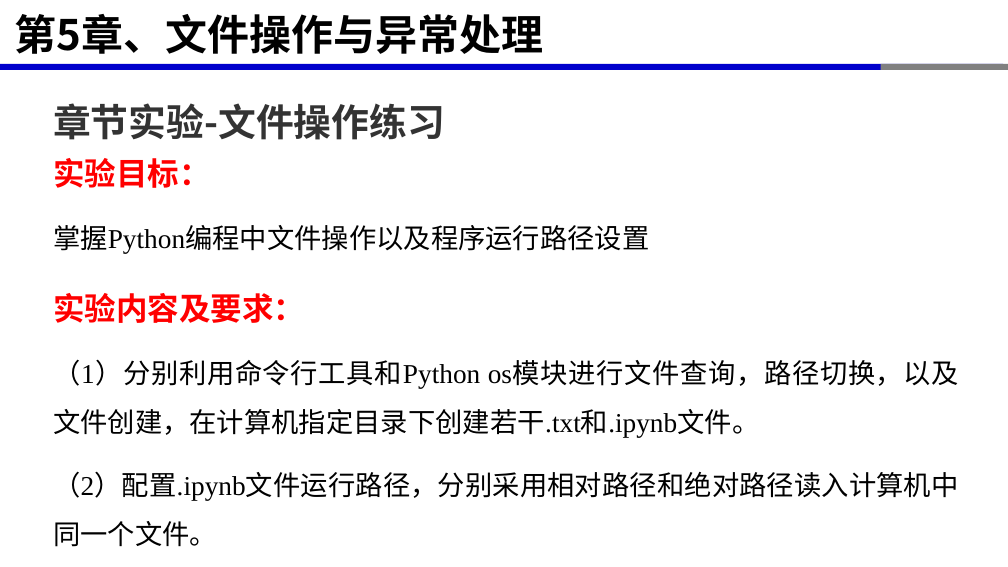
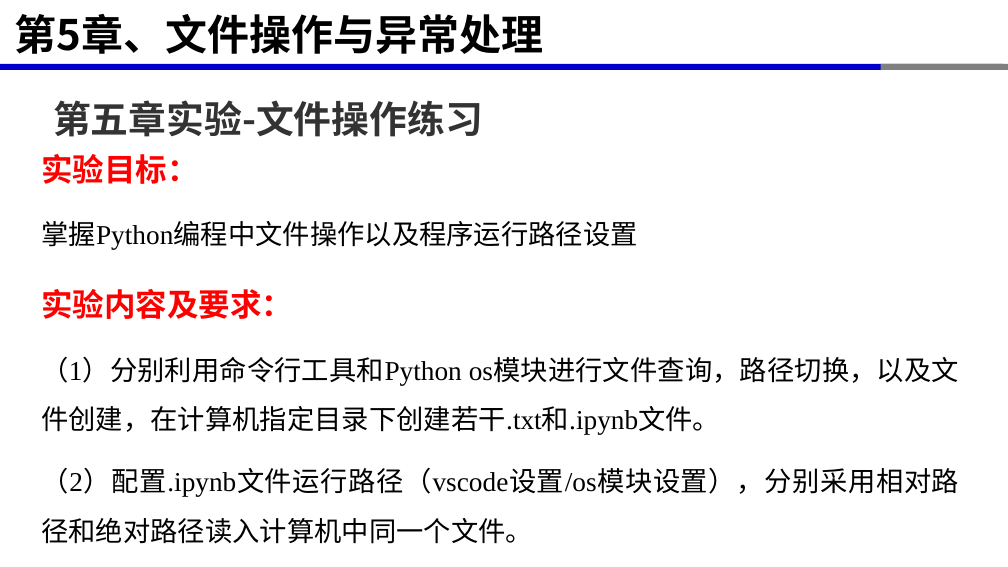
Before and after one commit to xinluo2018/programming-basics, a slide deck: slide 15 of 第5章-文件操作与异常处理/第5章-文件操作与异常处理.pptx. Drawn at 1008x567 pixels with LibreOffice and Linux fonts; fonts in the diff are those of the drawing. Boxes give left, top, right and bottom in pixels: in the first picture for what was removed or moved away, otherwise in the second. Text is boxed around its words. In the diff, an @@ line names an element or a change of style, - is before the commit and + after.

```diff
--- a/第5章-文件操作与异常处理/第5章-文件操作与异常处理.pptx
+++ b/第5章-文件操作与异常处理/第5章-文件操作与异常处理.pptx
@@ text at (53, 100, 483, 137): text changed @@
-章节实验-文件操作练习
+第五章实验-文件操作练习
@@ text "实验目标：": place and size @@
-text "实验目标：" at (53, 158, 959, 547)
+text "实验目标：" at (41, 154, 959, 544)
@@ text at (41, 467, 959, 544): text changed @@
-（2）配置.ipynb文件运行路径，分别采用相对路径和绝对路径读入计算机中同一个文件。
+（2）配置.ipynb文件运行路径（vscode设置/os模块设置），分别采用相对路径和绝对路径读入计算机中同一个文件。
```
Also in this commit, not shown: 6 other slides changed, 11 other files.
